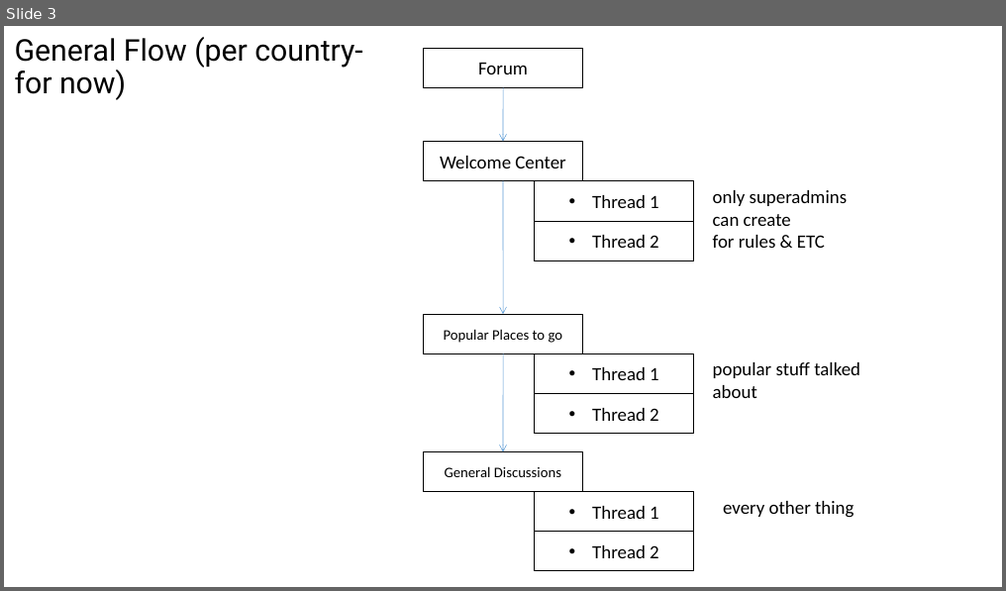
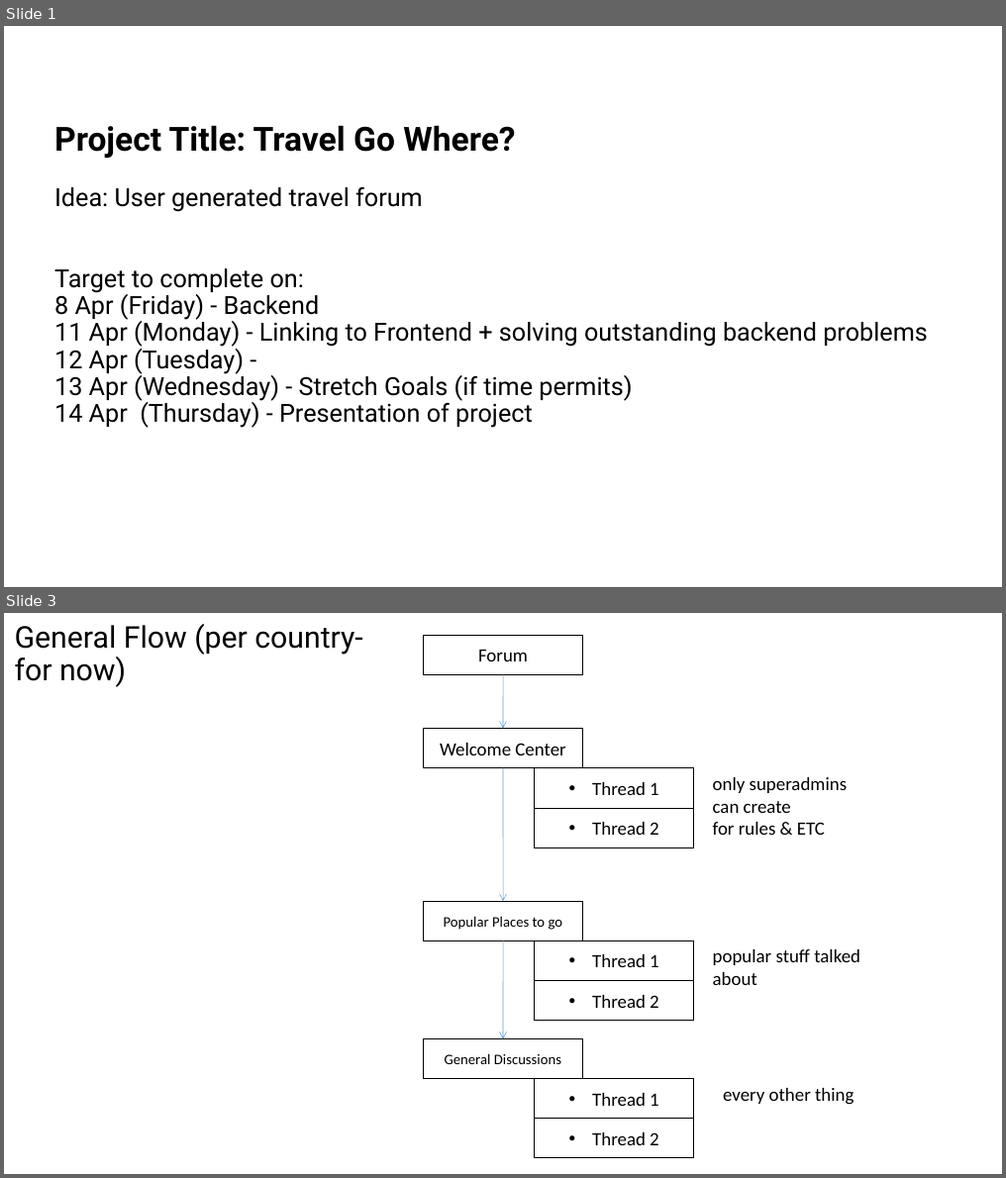
Before and after one commit to SherwinKhoo/travel-go-where, a slide deck: Project-3.pptx. Shown one above the other, each under a label of ours: slide 3 before the commit, slides 1 and 3 after it; the slides between them are not shown. The pictures are 1006x591 and 1006x1178 pixels, drawn with LibreOffice and Linux fonts; fonts in the diff are those of the drawing. Boxes give left, top, right and bottom in pixels: in the first picture for what was removed or moved away, otherwise in the second. Text is boxed around its words. In the diff, an @@ line names an element or a change of style, - is before the commit and + after.

```diff
--- a/Project-3.pptx
+++ b/Project-3.pptx
@@ slide 1 added at [4, 26, 1002, 587], background #FFFFFF @@
@@ title added at [54, 125, 928, 428], 24 pt, text #000000 @@
+Project Title: Travel Go Where?
+Idea: User generated travel forum
+Target to complete on:
+8 Apr (Friday) - Backend
+11 Apr (Monday) - Linking to Frontend + solving outstanding backend problems
+12 Apr (Tuesday) -
+13 Apr (Wednesday) - Stretch Goals (if time permits)
+14 Apr (Thursday) - Presentation of project
```
Also in this commit, not shown: 2 slides changed, 4 other slides added, 1 slide removed.
